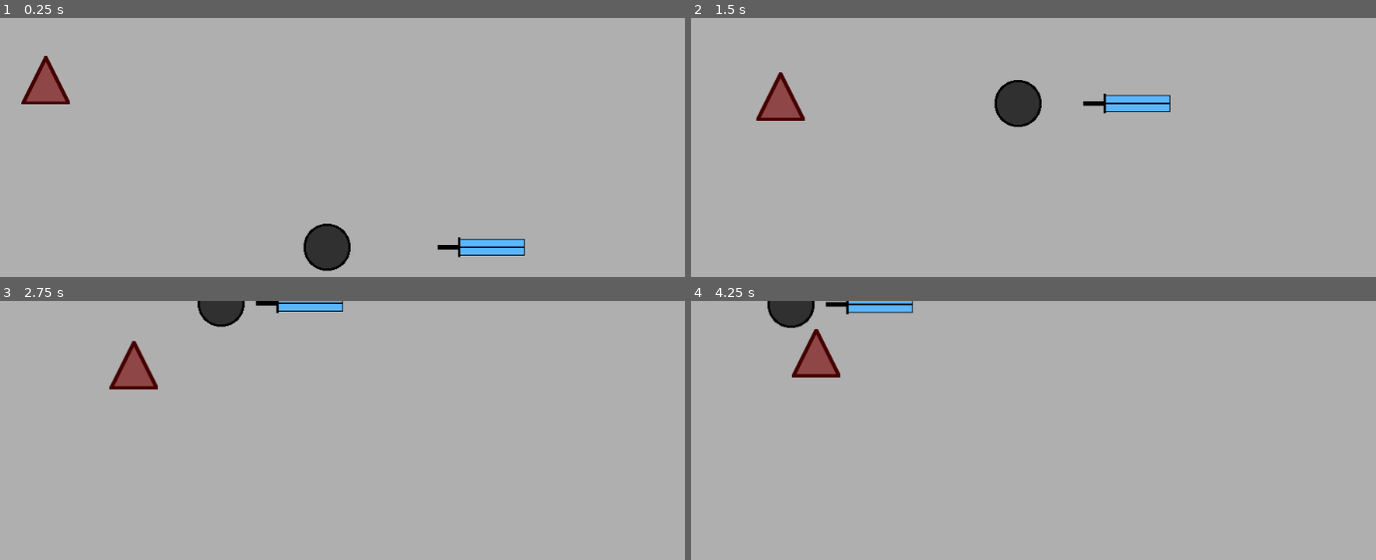
Above: before the commit, frames 1-4 (two rows, left to right).
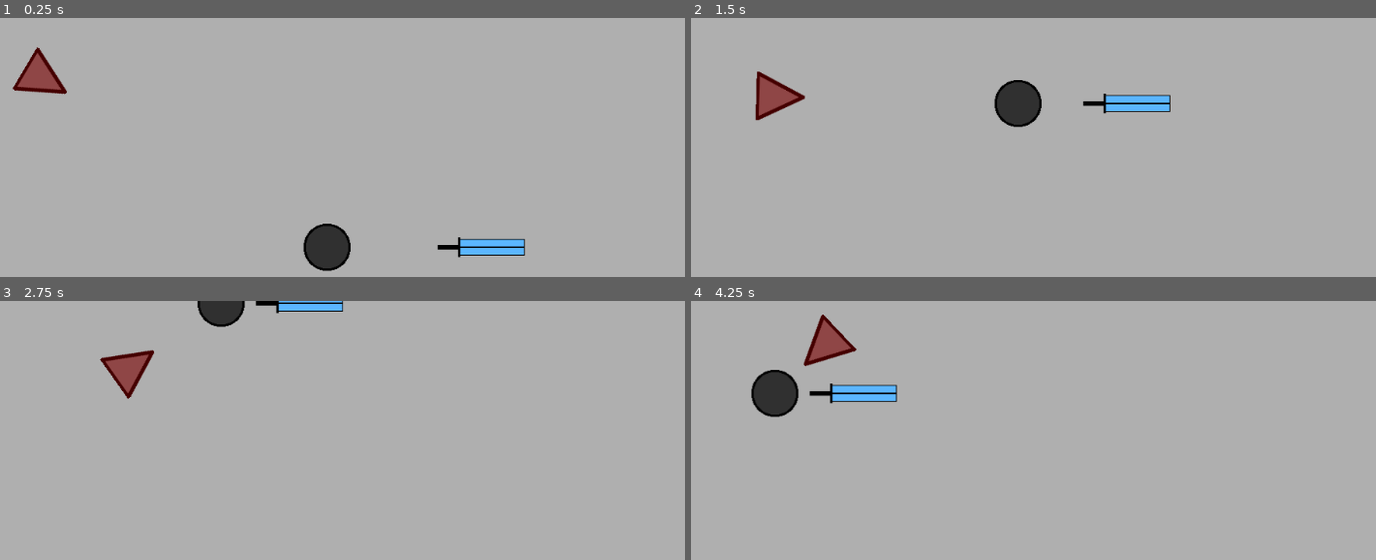
Above: after the commit, the same moments.

Repository: Izook/psychic-blade
Game: Godot game, scene res://scenes/Main.tscn
Same seed, same stepped clock (60 frames per second), same inputs: the game is played once before the commit and once after it.
Inputs:
- Up to frame 1 (0.25 s): no input
- Up to frame 2 (1.5 s): hold S (pull_in) 0.53-1.28 s; hold Up (move_up) from 0.53 s (still down); tap W (push_out) at 1.35 s
- Up to frame 3 (2.75 s): release Up (move_up) at 2.03 s; hold Left (move_left) from 2.03 s (still down); hold S (pull_in) from 2.03 s (still down)
- Up to frame 4 (4.25 s): release S (pull_in) at 2.78 s; tap W (push_out) at 2.85 s; release Left (move_left) at 3.53 s; hold Down (move_down) from 3.53 s (still down); hold S (pull_in) from 3.53 s (still down)

The runs differ from the first frame. In frame 1, 0.8% of the frame differs, in the area x 1-11%, y 11-34%; in frame 2, 0.9%; in frame 3, 0.8%; in frame 4, 4.0%, in the area x 8-33%, y 0-45%.

Commit message:
Have enemy face player

Diff:
--- a/scripts/Enemy.gd
+++ b/scripts/Enemy.gd
@@ -6,13 +6,21 @@
 
 var players
 
+
 func _enter_tree():
 	players = get_tree().get_nodes_in_group("players")
 
-func find_player():
+
+func _find_player():
 	var player_position = players[0].position
 	velocity = position.direction_to(player_position)  * speed
 
+
+func _rotate_enemy():
+	set_global_rotation(velocity.angle() + PI / 2)
+
+
 func _physics_process(delta):
-	find_player()
+	_find_player()
+	_rotate_enemy()
 	move_and_slide(velocity)
